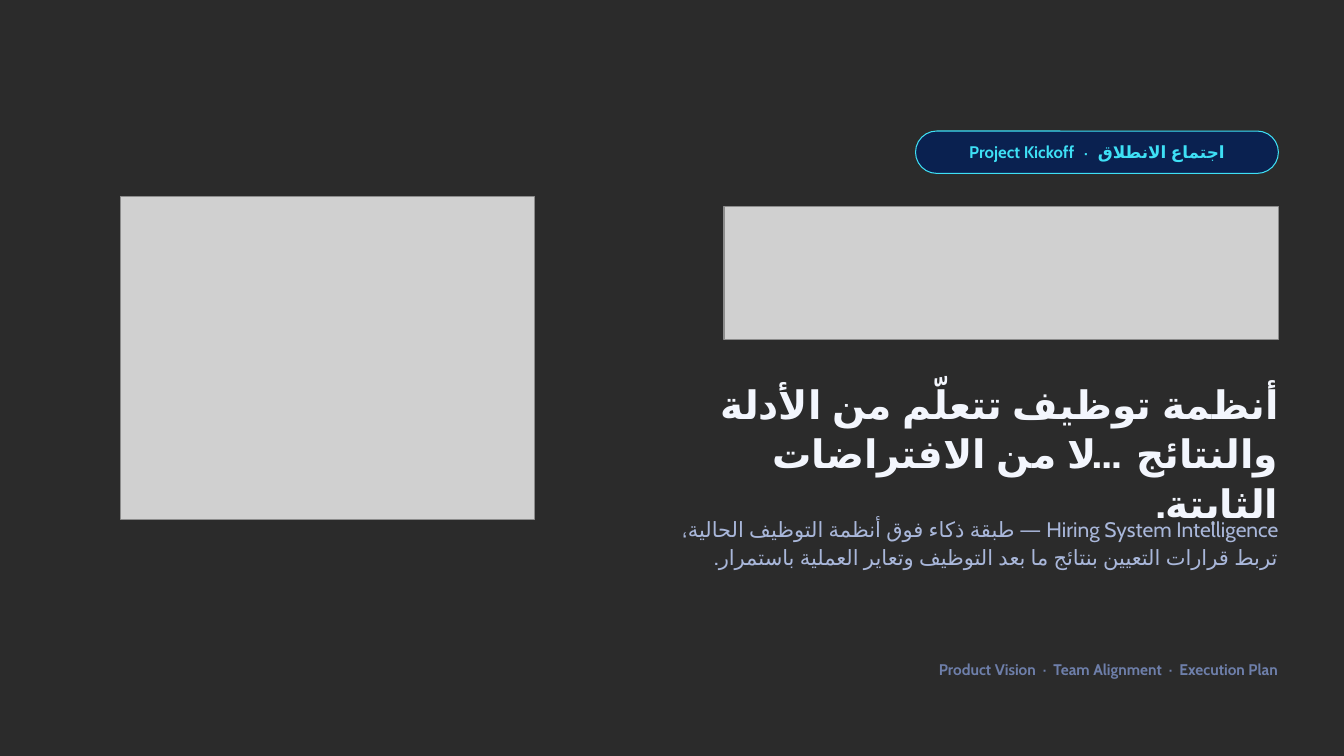
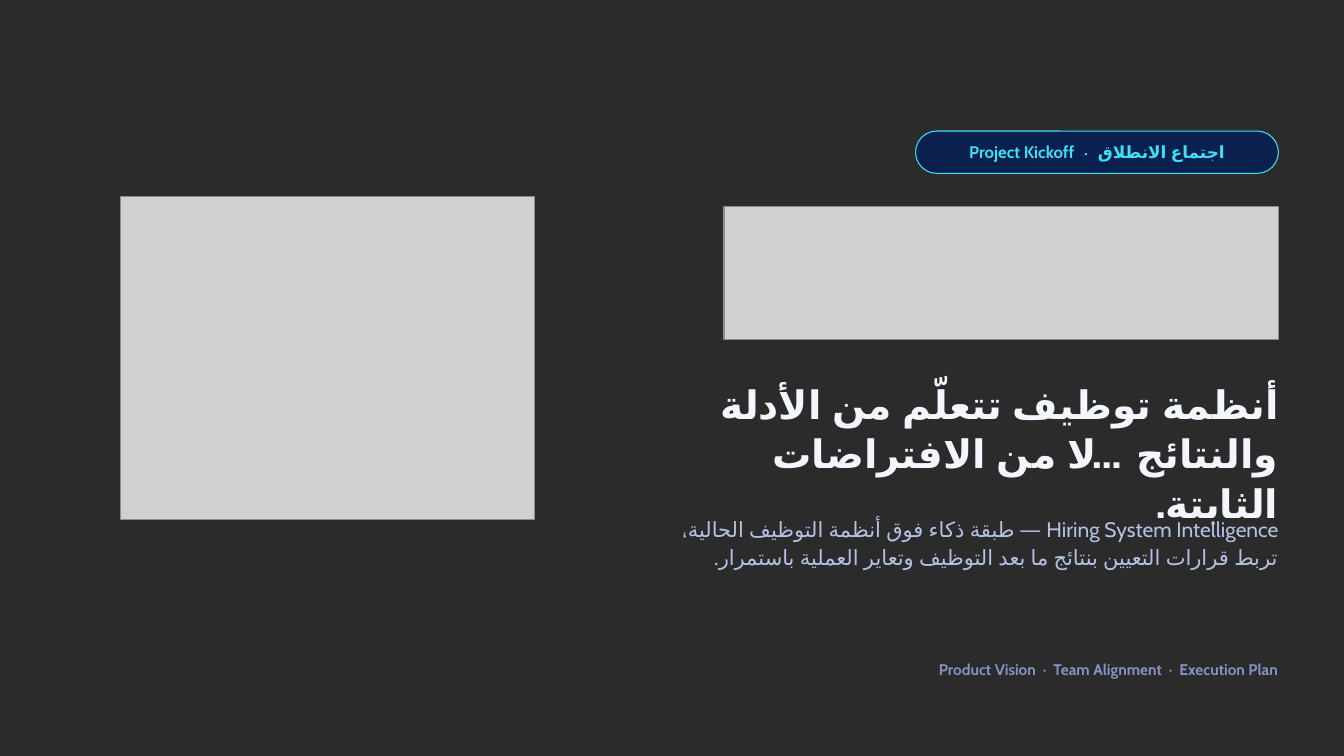
Before and after one commit to GhassanKMiqdad/ghassankmiqdad, a slide deck: slide 1 of kickoff/NestHire_Kickoff.pptx. Drawn at 1344x756 pixels with LibreOffice and Linux fonts; fonts in the diff are those of the drawing; grey boxes stand for pictures; background and template pictures are left out; a plain dark background stands for a picture behind light text. Boxes give left, top, right and bottom in pixels: in the first picture for what was removed or moved away, otherwise in the second. Text is boxed around its words. In the diff, an @@ line names an element or a change of style, - is before the commit and + after.

```diff
--- a/kickoff/NestHire_Kickoff.pptx
+++ b/kickoff/NestHire_Kickoff.pptx
@@ text "Product Vision · Team Alignment ..." at [939, 663, 1277, 679]: text colour #6E7FAA to #8494C2 @@
```
Also in this commit, not shown: 17 other slides changed, 1 other file.
